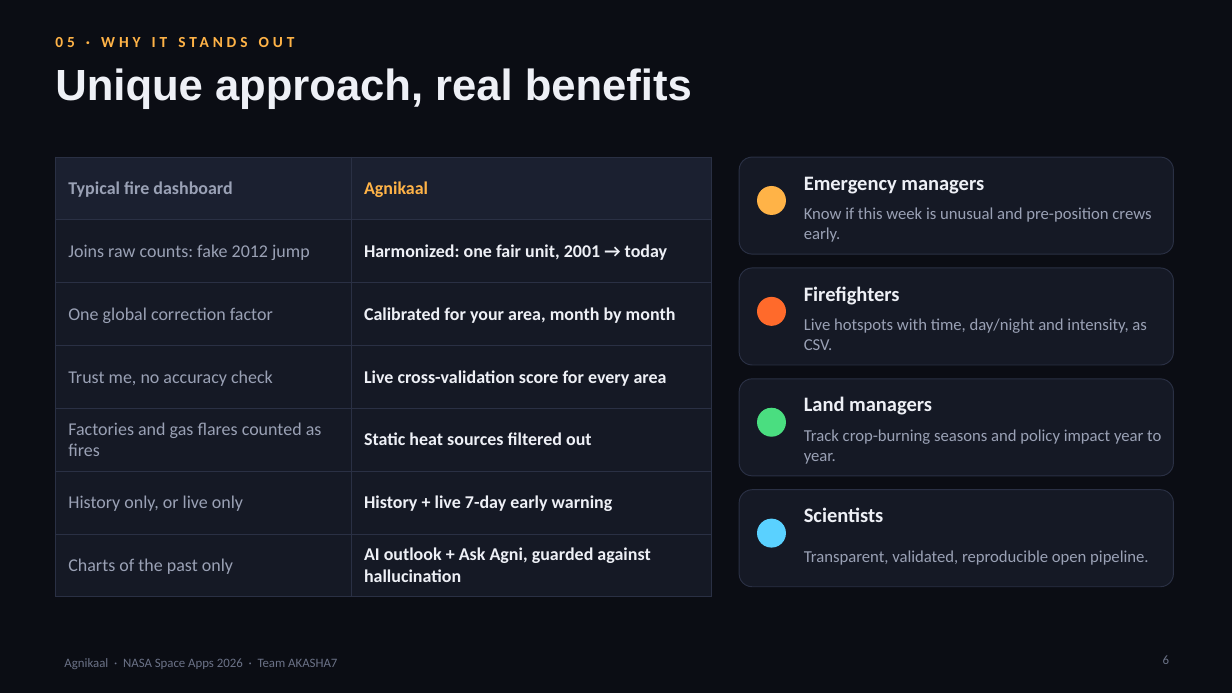
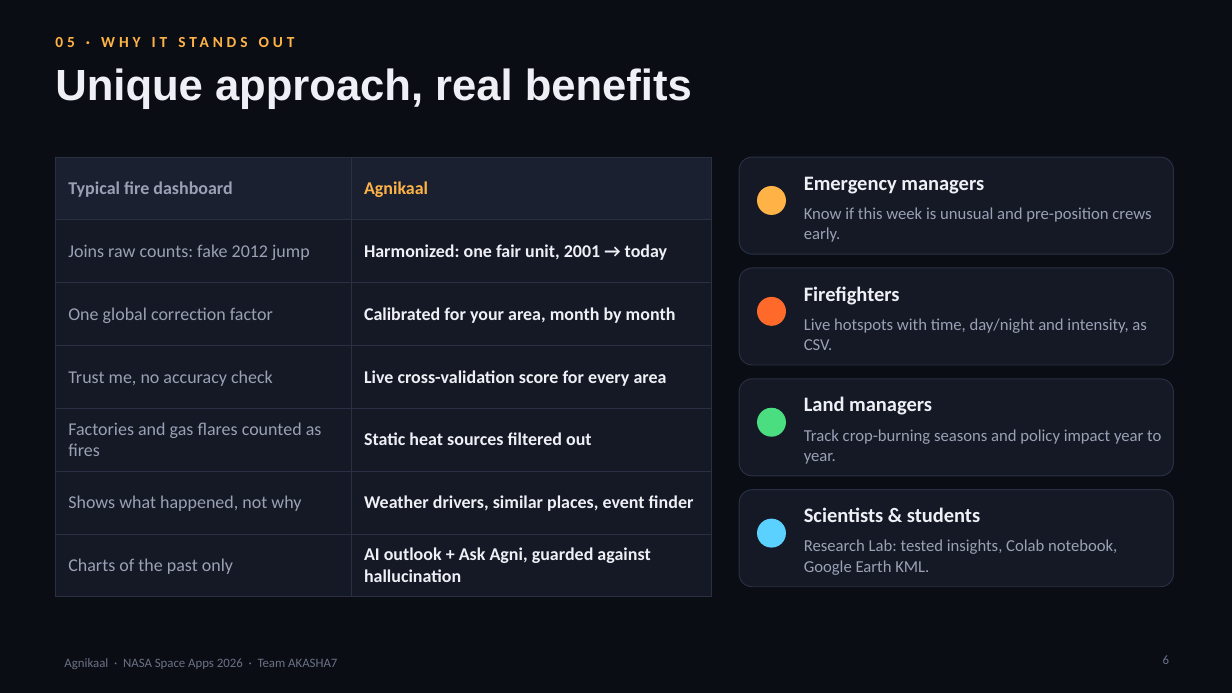
Before and after one commit to abhinandaventus-max/agnikaal, a slide deck: slide 6 of promo/Agnikaal-Presentation.pptx. Drawn at 1232x693 pixels with LibreOffice and Linux fonts; fonts in the diff are those of the drawing; background and template pictures are left out. Boxes give left, top, right and bottom in pixels: in the first picture for what was removed or moved away, otherwise in the second. Text is boxed around its words. In the diff, an @@ line names an element or a change of style, - is before the commit and + after.

Commit message:
Video + presentation: new logo and Research Lab
- Intro opens on the new logo; new narrated Research Lab scene with live data
  (Punjab insights, ERA5 drivers NSW 76% vs Punjab 0%, catalogue events)
- PPTX: logo on title + every slide, Research Lab feature, real Lab output as proof

```diff
--- a/promo/Agnikaal-Presentation.pptx
+++ b/promo/Agnikaal-Presentation.pptx
@@ table at [55, 157, 712, 586] @@
-row 6, column 1: History only, or live only
+row 6, column 1: Shows what happened, not why
-row 6, column 2: History + live 7-day early warning
+row 6, column 2: Weather drivers, similar places, event finder
@@ text at [804, 507, 980, 522]: text changed @@
-Scientists
+Scientists & students
@@ text at [804, 539, 1117, 575]: text changed @@
-Transparent, validated, reproducible open pipeline.
+Research Lab: tested insights, Colab notebook, Google Earth KML.
```
Also in this commit, not shown: 5 other slides changed, 10 other files.
